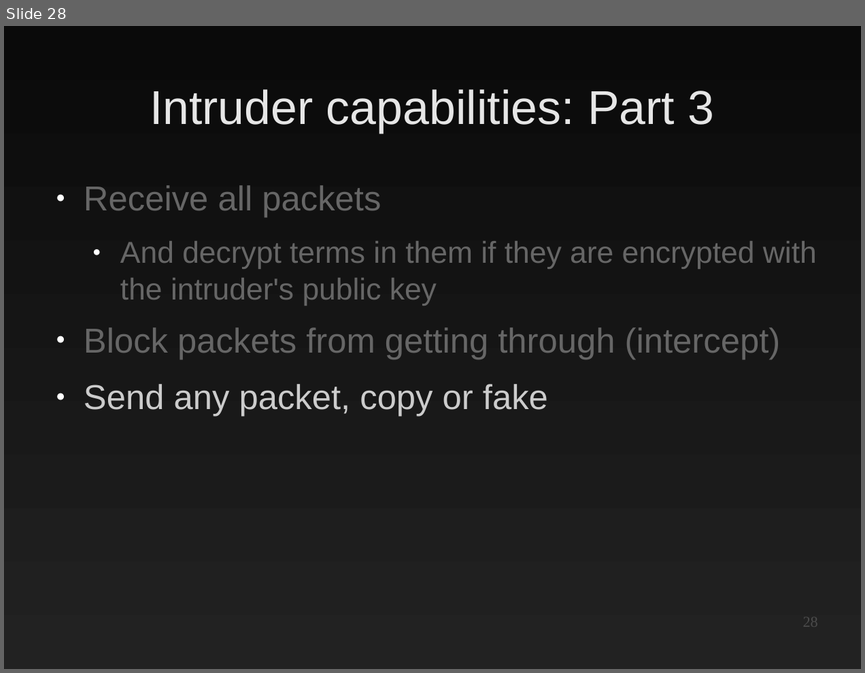
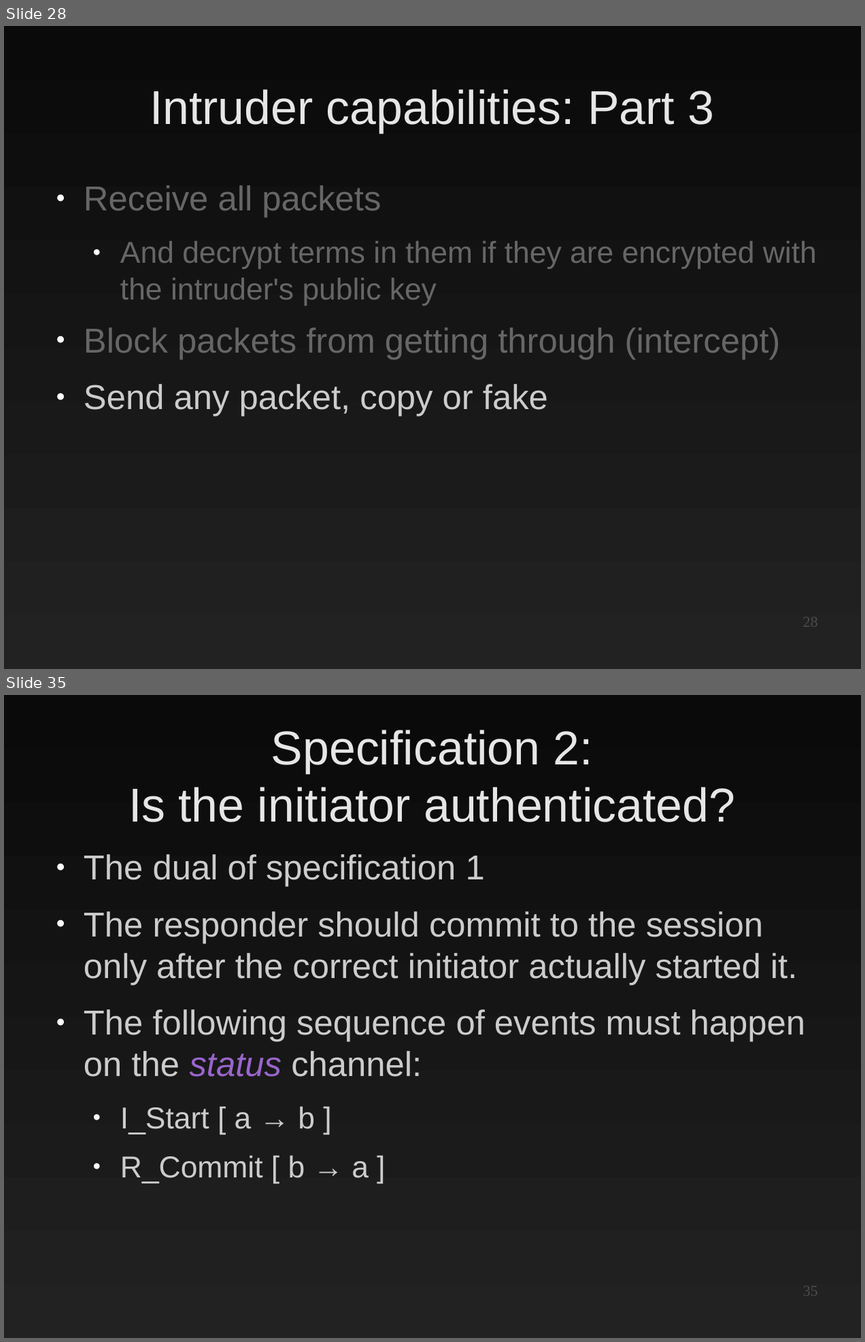
Before and after one commit to EtiennePerot/cs525p, a slide deck: Presentation.odp. Shown one above the other, each under a label of ours: slide 28 before the commit, slides 28 and 35 after it; the slides between them are not shown. The pictures are 865x673 and 865x1342 pixels, drawn with LibreOffice and Linux fonts; fonts in the diff are those of the drawing. Boxes give left, top, right and bottom in pixels: in the first picture for what was removed or moved away, otherwise in the second. Text is boxed around its words. In the diff, an @@ line names an element or a change of style, - is before the commit and + after.

```diff
--- a/Presentation.odp
+++ b/Presentation.odp
@@ slide 35 added at (x1=4, y1=695, x2=861, y2=1338), background gradient #0A0A0A to #222222 @@
@@ title added at (x1=128, y1=730, x2=735, y2=822), 44 pt, text #E6E6E6 @@
+Specification 2:
+Is the initiator authenticated?
@@ text added at (x1=84, y1=854, x2=805, y2=1183), 32 pt, text #CCCCCC @@
+● The dual of specification 1
+● The responder should commit to the session only after the correct initiator actually started it.
+● The following sequence of events must happen on the status channel:
+  ● I_Start [ a → b ]
+  ● R_Commit [ b → a ]
@@ page number added at (x1=803, y1=1286, x2=818, y2=1295), 14 pt, text #4C4C4C @@
+35
```
Also in this commit, not shown: 8 slides changed, 5 other slides added.
